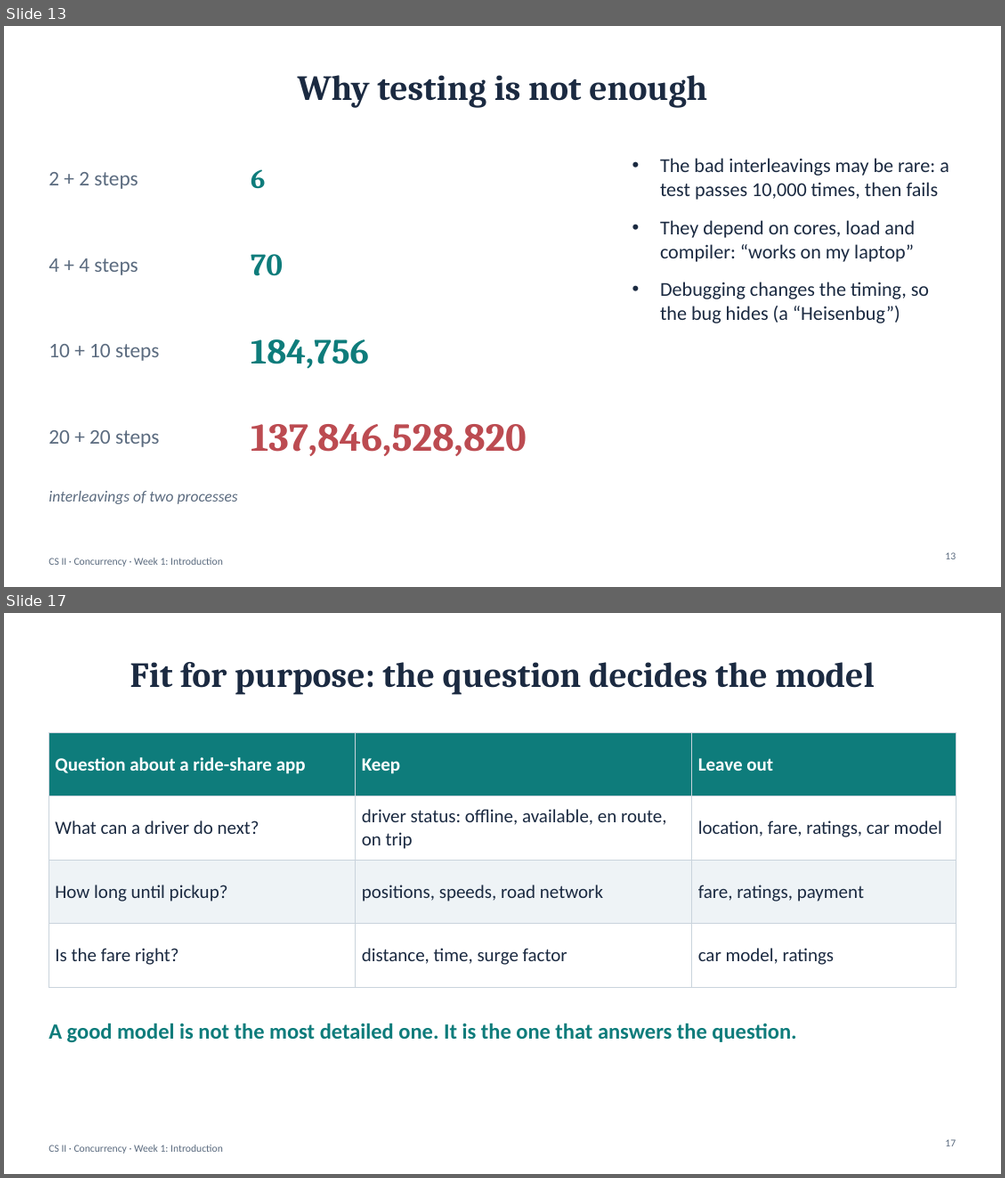
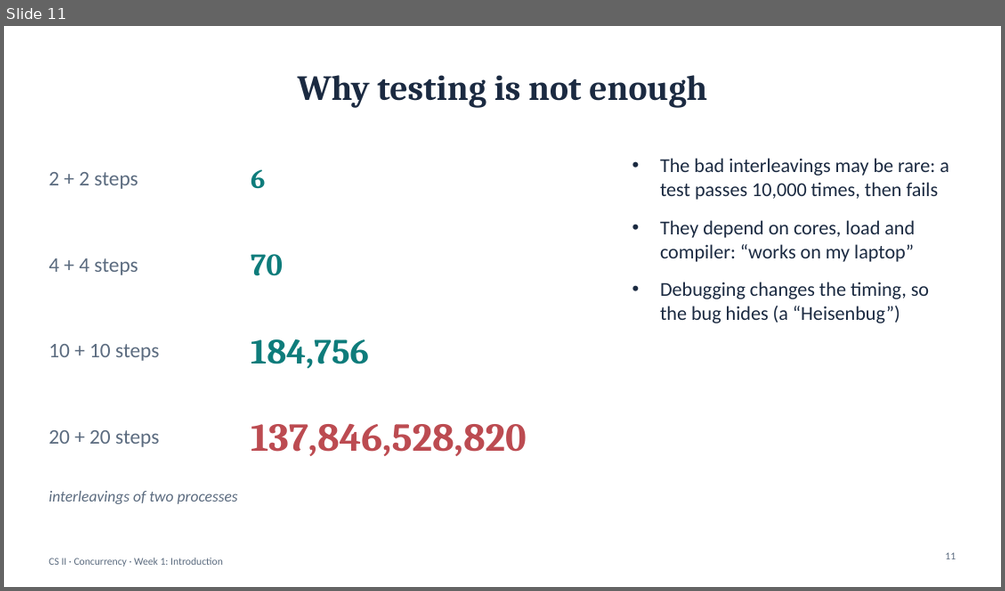
Before and after one commit to Beb200/okbu-progarming-nootbook, a slide deck: concurrency/course/week1-introduction/week1-slides.pptx. Shown one above the other, each under a label of ours: slides 13 and 17 before the commit, slide 11 after it; the slides between them are not shown. The pictures are 1005x1178 and 1005x591 pixels, drawn with LibreOffice and Linux fonts; fonts in the diff are those of the drawing. Boxes give left, top, right and bottom in pixels: in the first picture for what was removed or moved away, otherwise in the second. Text is boxed around its words. In the diff, an @@ line names an element or a change of style, - is before the commit and + after.

```diff
--- a/concurrency/course/week1-introduction/week1-slides.pptx
+++ b/concurrency/course/week1-introduction/week1-slides.pptx
@@ slide 17 removed at bbox=[4, 613, 1001, 1174], background #FFFFFF; not listed: 1 template element that a slide beside it also shows @@
@@ title removed at bbox=[130, 662, 874, 695] @@
-Fit for purpose: the question decides the model
@@ table removed at bbox=[48, 732, 956, 968], 4 rows, 3 columns @@
-Question about a ride-share app | Keep | Leave out
-What can a driver do next? | driver status: offline, available, en route, on trip | location, fare, ratings, car model
-How long until pickup? | positions, speeds, road network | fare, ratings, payment
-Is the fare right? | distance, time, surge factor | car model, ratings
@@ text removed at bbox=[48, 1022, 796, 1042] @@
-A good model is not the most detailed one. It is the one that answers the question.
@@ page number removed at bbox=[945, 1139, 955, 1146] @@
-17
@@ what was slide 13 is now slide 11 @@
@@ page number at bbox=[945, 552, 955, 559]: text changed @@
-13
+11
```
Also in this commit, not shown: 4 slides changed, 2 slides added, 11 other slides removed, 32 other files.
